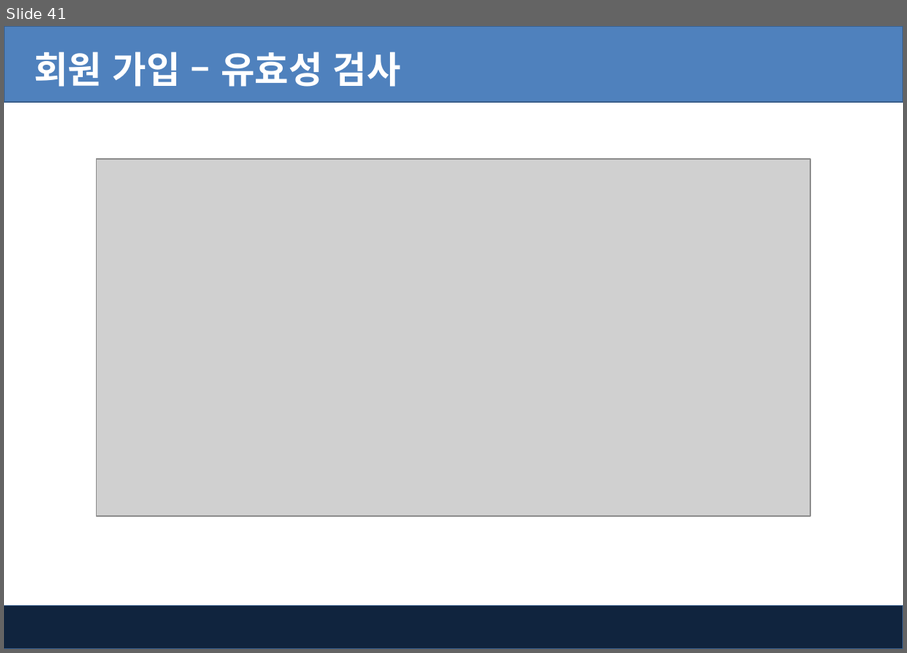
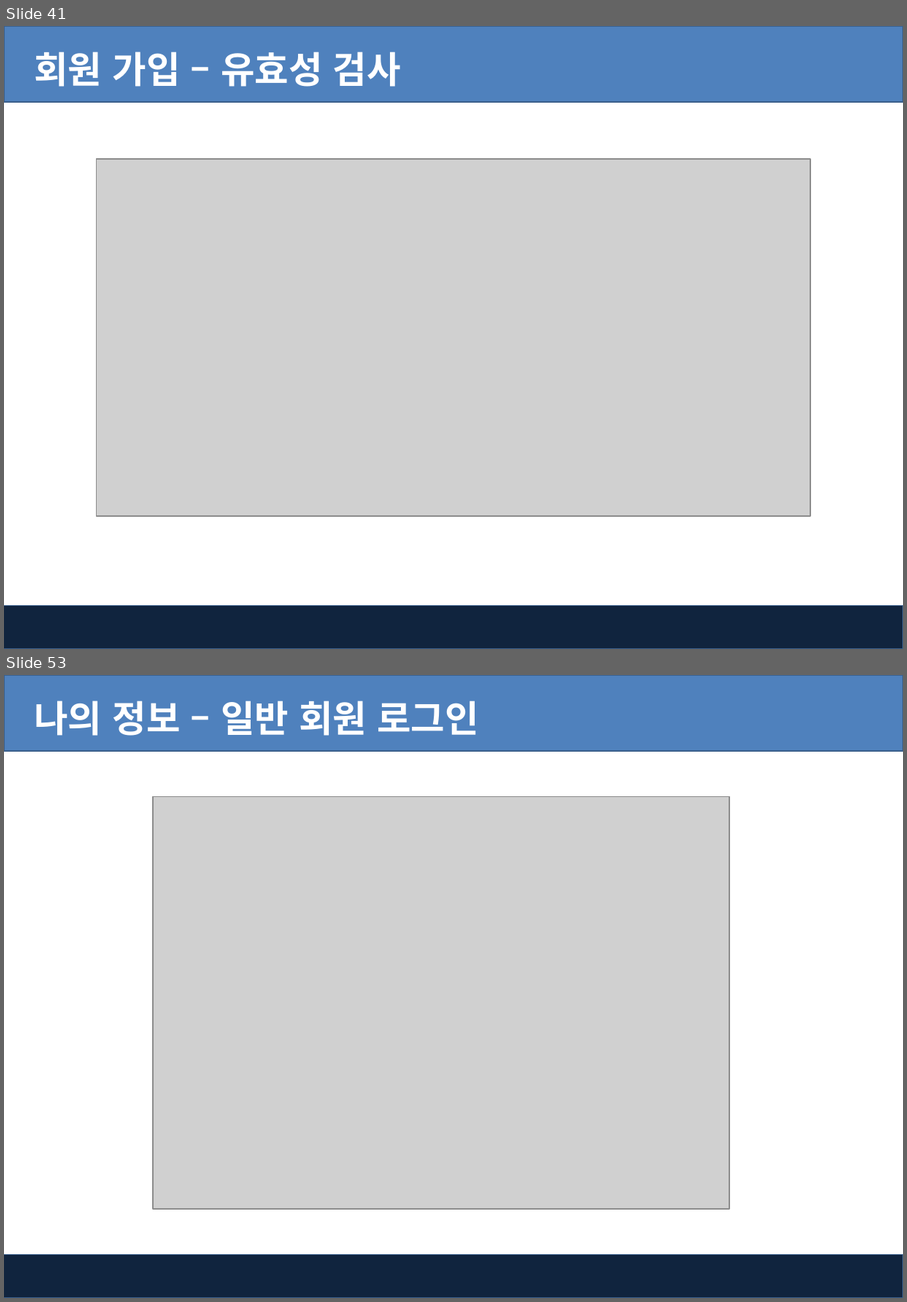
Before and after one commit to pshho/ngreen_project, a slide deck: jspWorks/자료/jsp_ppt/10-1장. Jsp - MVC를 이용한 회원관리.pptx. Shown one above the other, each under a label of ours: slide 41 before the commit, slides 41 and 53 after it; the slides between them are not shown. The pictures are 907x653 and 907x1302 pixels, drawn with LibreOffice and Linux fonts; fonts in the diff are those of the drawing; grey boxes stand for pictures; background and template pictures are left out. Boxes give left, top, right and bottom in pixels: in the first picture for what was removed or moved away, otherwise in the second. Text is boxed around its words. In the diff, an @@ line names an element or a change of style, - is before the commit and + after.

```diff
--- a/jspWorks/자료/jsp_ppt/10-1장. Jsp - MVC를 이용한 회원관리.pptx
+++ b/jspWorks/자료/jsp_ppt/10-1장. Jsp - MVC를 이용한 회원관리.pptx
@@ slide 53 added at (4,675,903,1298), background #FFFFFF; not listed: 2 template elements that a slide beside it also shows @@
@@ text added at (34,701,479,736), 32 pt, text #FFFFFF, bold @@
+나의 정보 – 일반 회원 로그인
@@ picture added at (153,797,730,1209) @@
```
Also in this commit, not shown: 12 other slides added, 39 other files.
